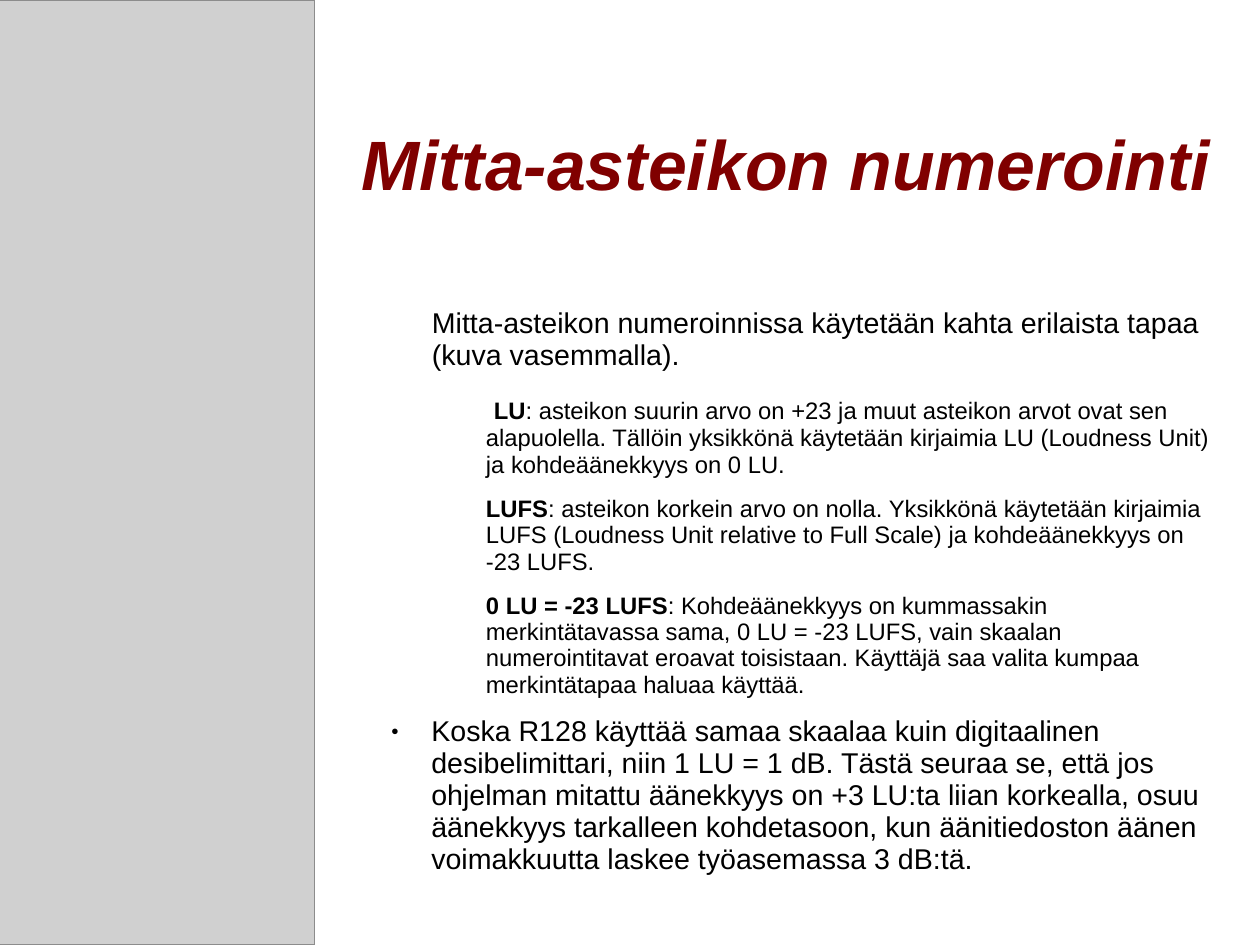
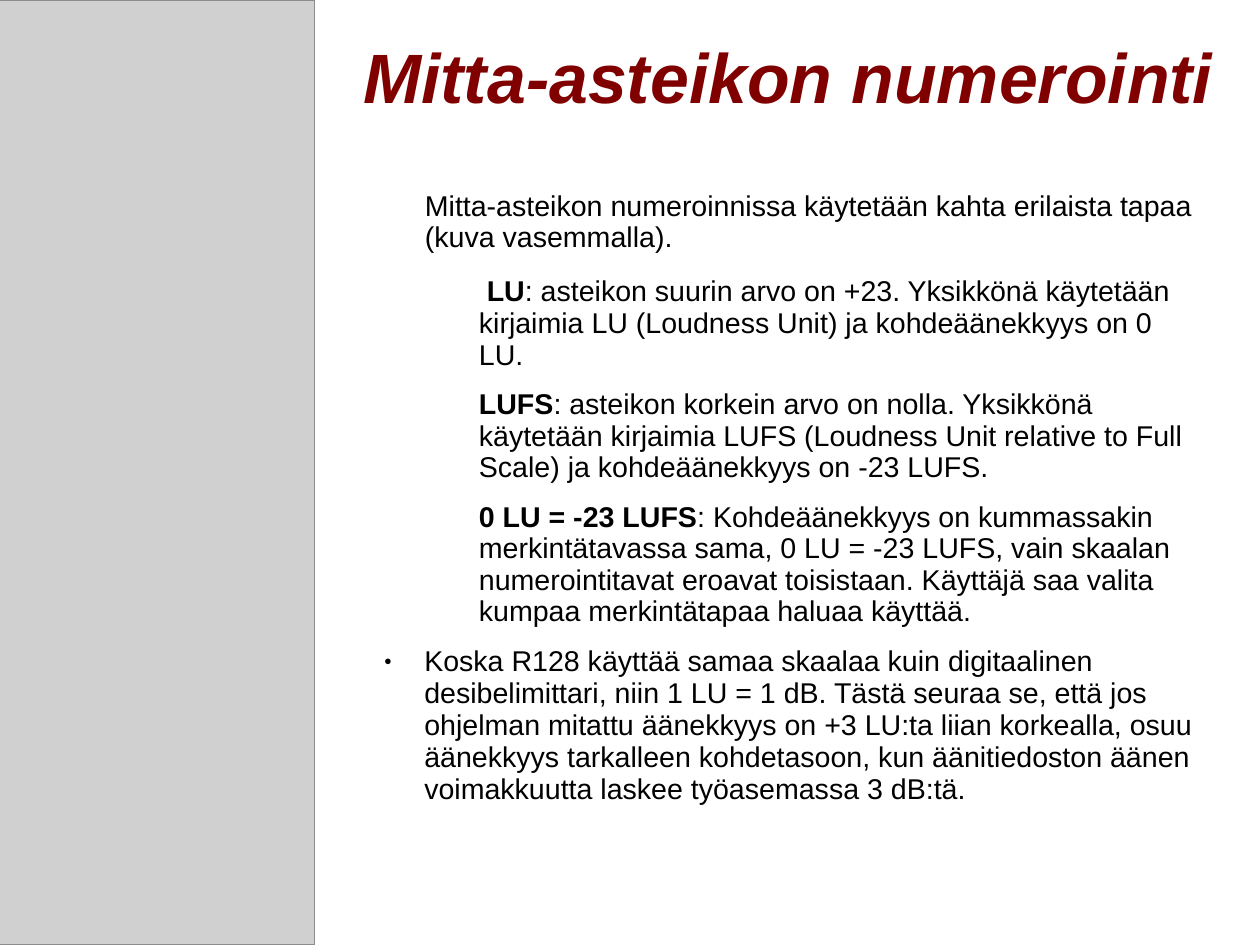
Before and after one commit to mhartzel/Introduction_To_Loudness_Correction, a slide deck: slide 8 of odp/Aanekkyyden Hallinta.odp (slide 7 before the commit). Drawn at 1260x945 pixels with LibreOffice and Linux fonts; fonts in the diff are those of the drawing; grey boxes stand for pictures; background and template pictures are left out. Boxes give left, top, right and bottom in pixels: in the first picture for what was removed or moved away, otherwise in the second. Text is boxed around its words. In the diff, an @@ line names an element or a change of style, - is before the commit and + after.

```diff
--- a/odp/Aanekkyyden Hallinta.odp
+++ b/odp/Aanekkyyden Hallinta.odp
@@ title "Mitta-asteikon numerointi": place and size @@
-title "Mitta-asteikon numerointi" at [361,139,1210,191]
+title "Mitta-asteikon numerointi" at [363,52,1212,104]
@@ text "Mitta-asteikon numeroinnissa käytetään kahta erilaista ...": place and size @@
-text "Mitta-asteikon numeroinnissa käytetään kahta erilaista ..." at [431,312,1208,875]
+text "Mitta-asteikon numeroinnissa käytetään kahta erilaista ..." at [424,195,1192,804]
@@ text at [479,280,1170,366]: text changed; size 15 to 18 pt @@
-  − LU: asteikon suurin arvo on +23 ja muut asteikon arvot ovat sen alapuolella. Tällöin yksikkönä käytetään kirjaimia LU (Loudness Unit) ja kohdeäänekkyys on 0 LU.
+  − LU: asteikon suurin arvo on +23. Yksikkönä käytetään kirjaimia LU (Loudness Unit) ja kohdeäänekkyys on 0 LU.
@@ text at [479,393,1182,627]: size 15 to 18 pt in "LUFS: asteikon korkein arvo on nolla. Yksikkönä ...", "0 LU = -23 LUFS: Kohdeäänekkyys on ..." @@
```
Also in this commit, not shown: 13 other slides changed, 1 other file.
